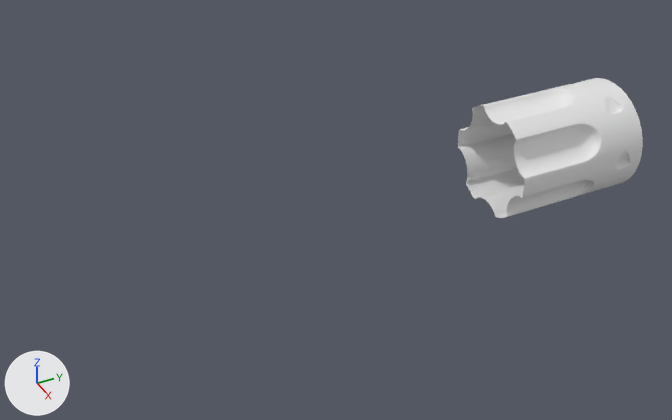
One commit to the Blender file Assets/Models/Revolver.blend: the scene before it, then after it.
One viewpoint serves both versions: a camera (50 mm lens) standing at (8.09, -7.06, 5.68) and looking at (-0.03, -2.99, -0.12). Every picture has the same lights, and +X, +Y and +Z are marked at lower left. The same objects are shown in both versions, whatever each file hides.
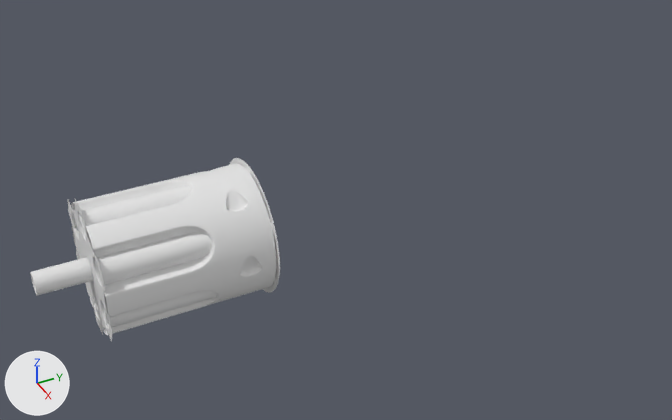
Boxes (x1, y1, x2, y2) around the edits, measured in the pictures (672 x 420 px):
```json
{"object": "Plane.000", "change": "moved", "before": [458, 78, 643, 218], "after": [71, 163, 276, 335]}
{"object": "Plane.003", "change": "added", "after": [30, 158, 280, 342]}
```

Edits to the scene script, one JSON object a line:
```json
{"op": "add", "block": "me_plane_001", "code": ["me_plane_001 = bpy.data.meshes.new('Plane.001')", "me_plane_001.from_pydata(...)  # 1716 vertices, 1596 faces; spans x -0.71..0.71, y -1.46..0.95, z -0.68..0.68", "me_plane_001.polygons.foreach_set('use_smooth', [True] * 1596)"]}
{"op": "set", "path": "ob_plane_000.location", "old": "(0.0, 0.0, 0.0)", "new": "(0.0, -4.954, 0.0)"}
{"op": "add", "block": "ob_plane_003", "code": ["ob_plane_003 = bpy.data.objects.new('Plane.003', me_plane_001)", "ob_plane_003.location = (0.0, -4.954, 0.0)", "ob_plane_003.rotation_euler = (0.0, 0.524, 0.0)  # degrees (0, 30, 0)", "ob_plane_003.scale = (1.13, 1.0, 1.13)", "_m = ob_plane_003.modifiers.new('Subsurf', 'SUBSURF')"]}
```
